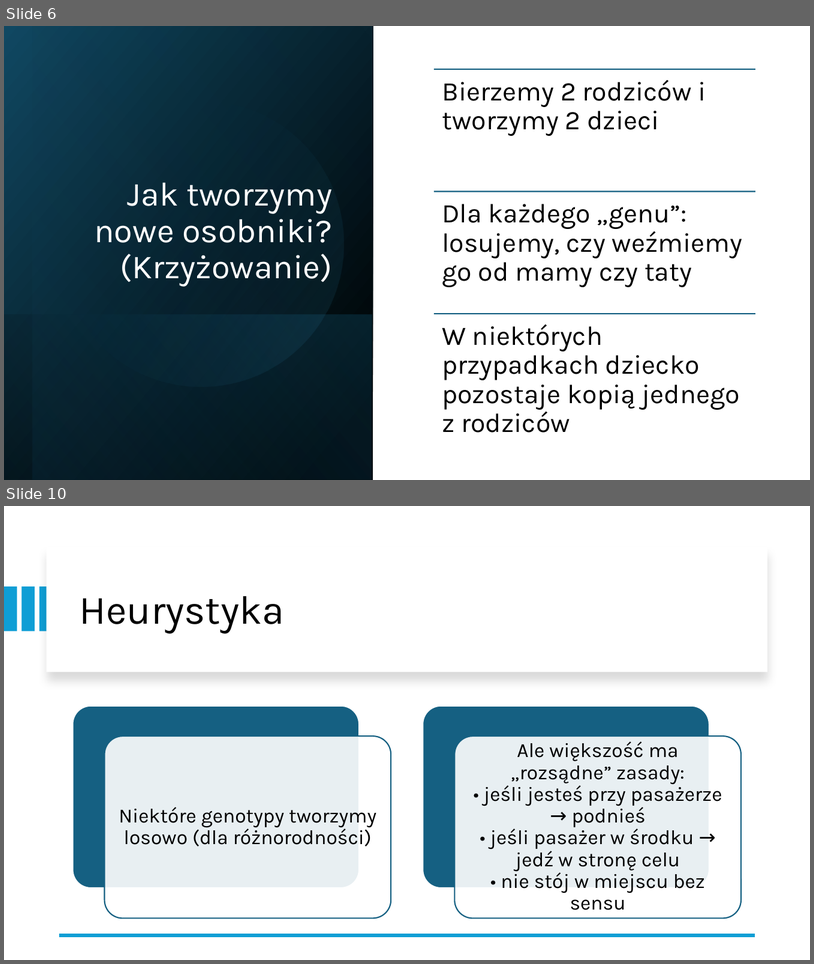
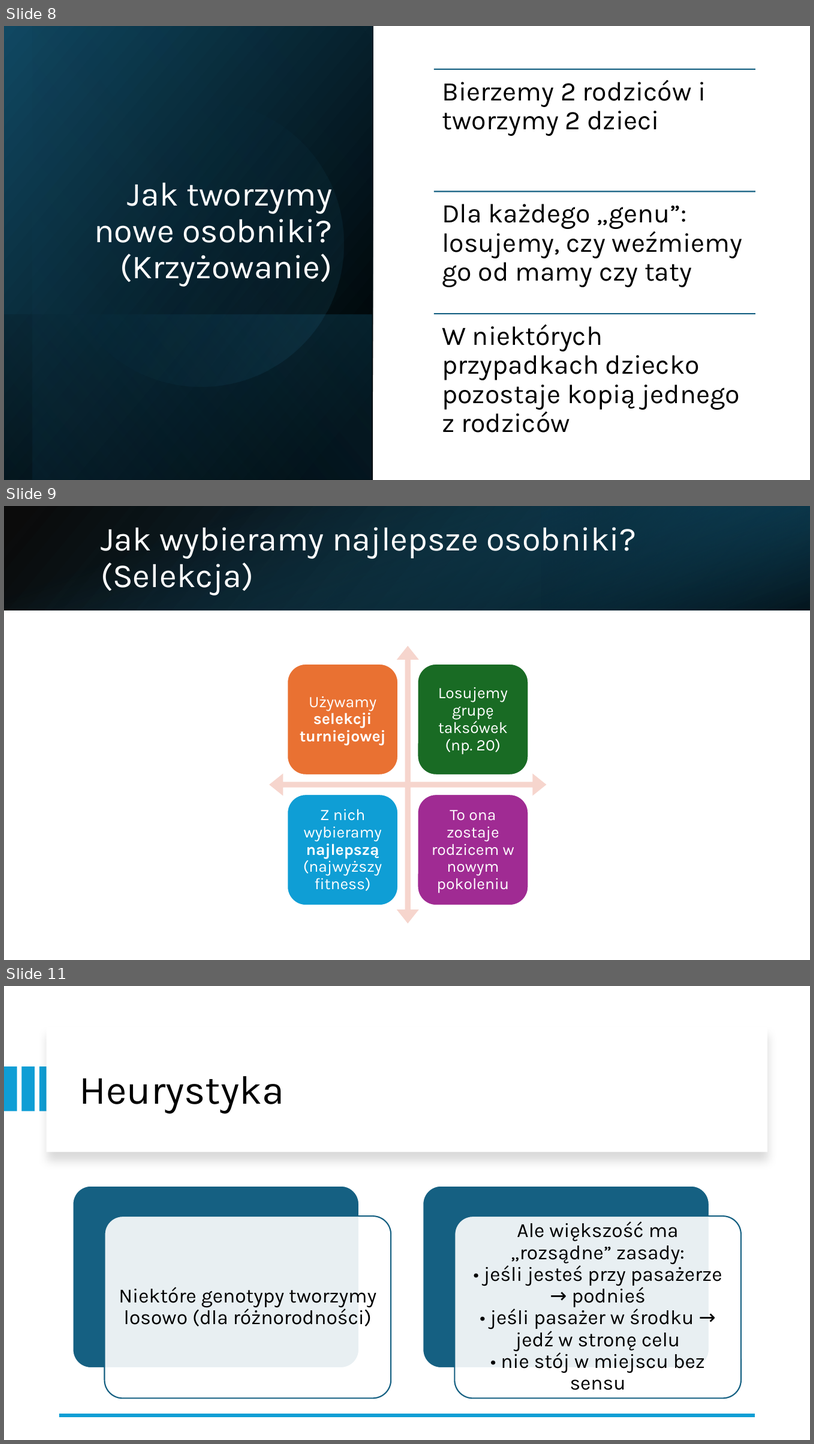
Before and after one commit to kargla3/taxi-v3-genetic-algorithm, a slide deck: Algorytm genetyczny „Taxi_v3.pptx. Shown one above the other, each under a label of ours: slides 6 and 10 before the commit, slides 8, 9 and 11 after it; the slides between them are not shown. The pictures are 814x964 and 814x1444 pixels, drawn with LibreOffice and Linux fonts; fonts in the diff are those of the drawing. Boxes give left, top, right and bottom in pixels: in the first picture for what was removed or moved away, otherwise in the second. Text is boxed around its words. In the diff, an @@ line names an element or a change of style, - is before the commit and + after.

```diff
--- a/Algorytm genetyczny „Taxi_v3.pptx
+++ b/Algorytm genetyczny „Taxi_v3.pptx
@@ slide 9 added at box(4, 506, 810, 960), background #FFFFFF @@
@@ rectangle added at box(4, 506, 810, 610), fill gradient #000000 to #104862 @@
@@ rectangle added at box(4, 507, 810, 610), fill gradient #156082 to #000000 @@
@@ rectangle added at box(542, 506, 810, 610), fill gradient #0B3041 to #156082 @@
@@ title added at box(101, 527, 636, 595), 40 pt, text #FFFFFF @@
+Jak wybieramy najlepsze osobniki? (Selekcja)
@@ group added at box(270, 646, 547, 924): 4 rounded rectangles, 4 texts, 1 quad arrow @@
+Używamy selekcji turniejowej
+Losujemy grupę taksówek (np. 20)
+Z nich wybieramy najlepszą (najwyższy fitness)
+To ona zostaje rodzicem w nowym pokoleniu
@@ what was slide 6 is now slide 8 @@
@@ what was slide 10 is now slide 11 @@
```
Also in this commit, not shown: 2 slides changed, 3 slides removed.
